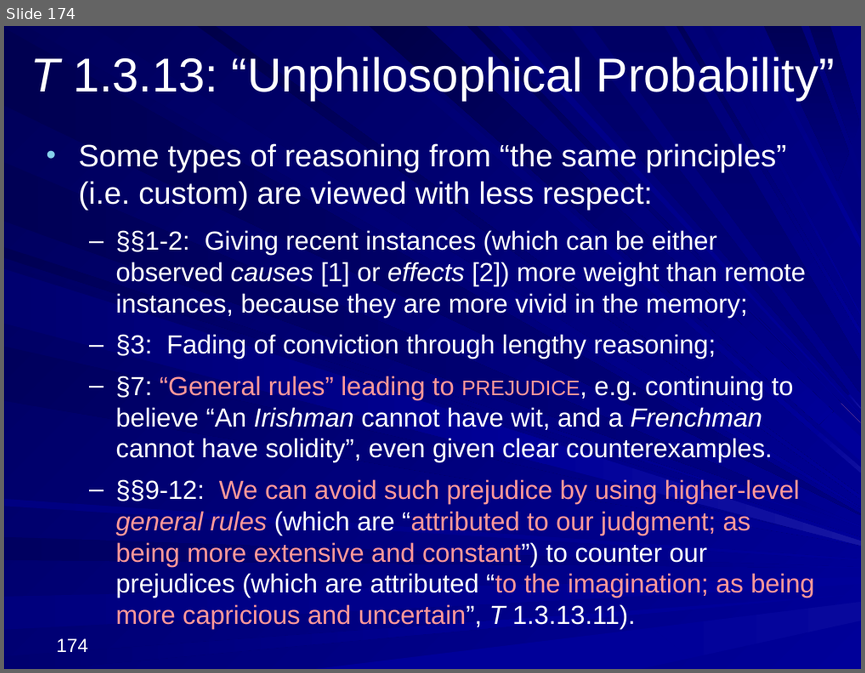
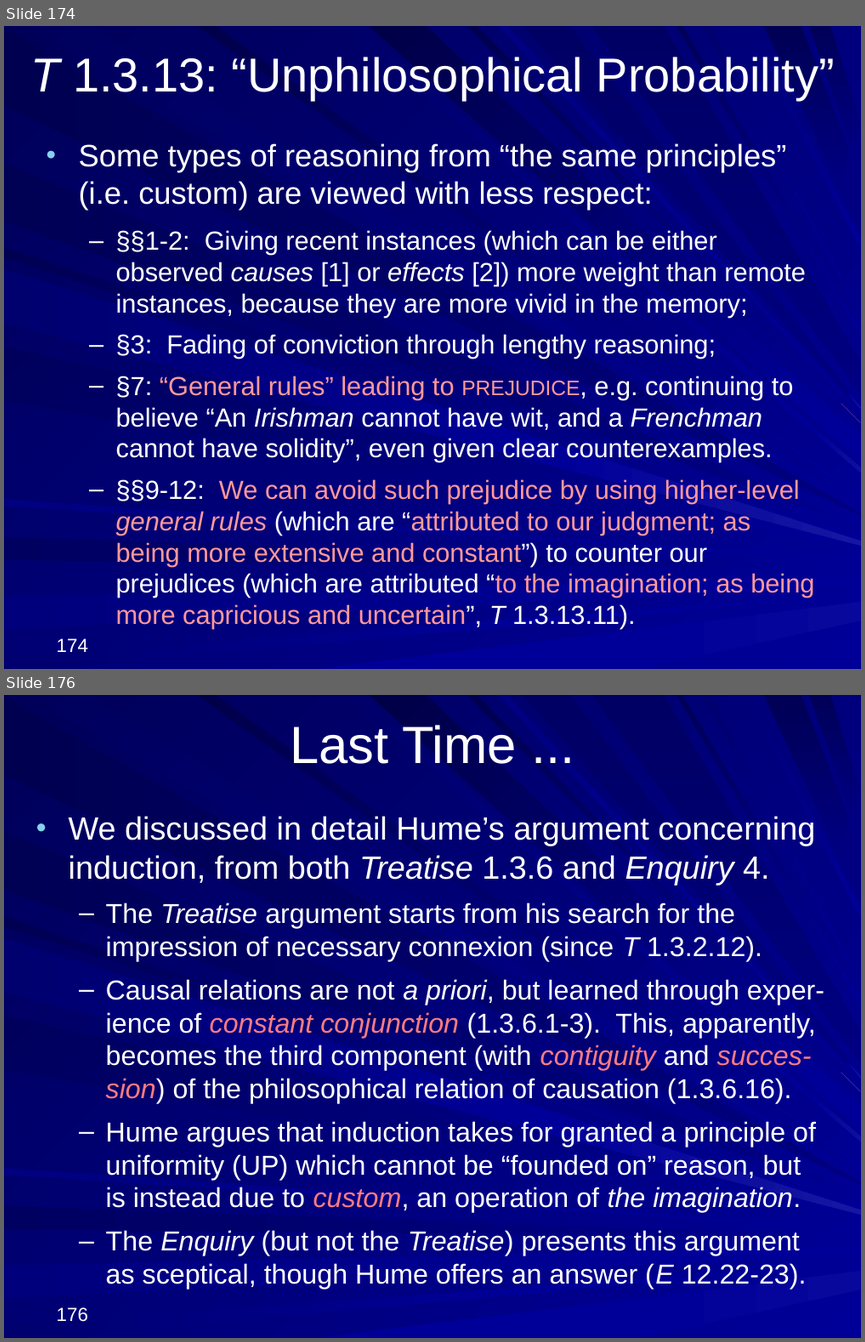
Before and after one commit to englishphilosophy/hume-texts-online, a slide deck: teaching/lectures/2025_Hume_MT_current.pptx. Shown one above the other, each under a label of ours: slide 174 before the commit, slides 174 and 176 after it; the slides between them are not shown. The pictures are 865x673 and 865x1342 pixels, drawn with LibreOffice and Linux fonts; fonts in the diff are those of the drawing. Boxes give left, top, right and bottom in pixels: in the first picture for what was removed or moved away, otherwise in the second. Text is boxed around its words. In the diff, an @@ line names an element or a change of style, - is before the commit and + after.

```diff
--- a/teaching/lectures/2025_Hume_MT_current.pptx
+++ b/teaching/lectures/2025_Hume_MT_current.pptx
@@ slide 176 added at bbox=[4, 695, 861, 1338], background gradient #000078 to #000099; not listed: 37 template elements that a slide beside it also shows @@
@@ title added at bbox=[290, 725, 517, 764], 44 pt, text #FFFFFF @@
+Last Time ...
@@ text added at bbox=[69, 816, 824, 1288], 23 pt, text #FFFFFF @@
+• We discussed in detail Hume’s argument concerning induction, from both Treatise 1.3.6 and Enquiry 4.
+  – The Treatise argument starts from his search for the impression of necessary connexion (since T 1.3.2.12).
+  – Causal relations are not a priori, but learned through exper-ience of constant conjunction (1.3.6.1-3). This, apparently, becomes the third component (with contiguity and succes-sion) of the philosophical relation of causation (1.3.6.16).
+  – Hume argues that induction takes for granted a principle of uniformity (UP) which cannot be “founded on” reason, but is instead due to custom, an operation of the imagination.
+  – The Enquiry (but not the Treatise) presents this argument as sceptical, though Hume offers an answer (E 12.22-23).
@@ page number added at bbox=[57, 1307, 88, 1321], 16 pt, text #FFFFFF @@
+176
```
Also in this commit, not shown: 1 slide changed, 47 other slides added, 2 other files.
